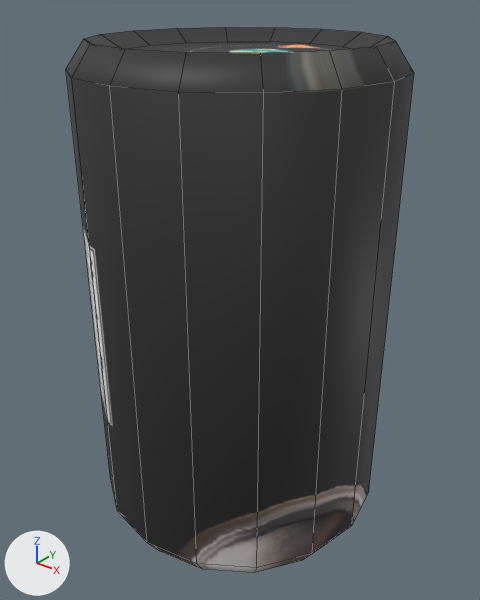
Two versions of the FBX model Assets/Models/can.fbx, one commit apart.
Rendered twice from a camera (50 mm lens) standing at (2.58, -3.22, 3.61) and looking at (0.01, -0.01, 1.62). The axes (+X, +Y, +Z) are drawn at lower left. The lights are the same throughout. Mesh edges are drawn as thin lines.
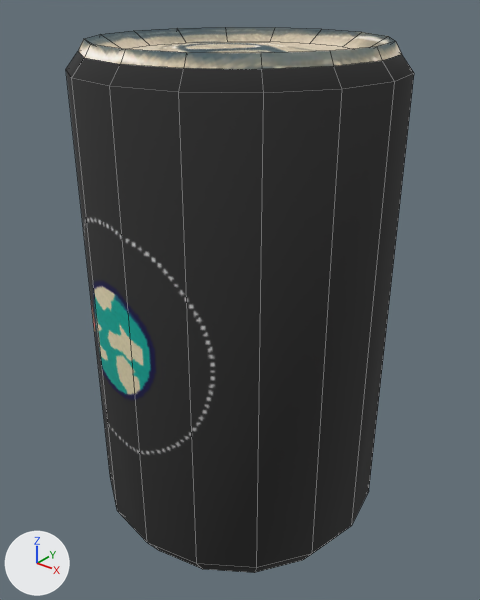
Pixel boxes (x1, y1, x2, y2) of what changed, in the pictures (480 x 600 px):
'Cylinder', surface changed, reshaped (grey to black): (66, 27, 414, 573) in both
part 1 of me_cylinder, built on: (66, 39, 414, 93) in both
part 2 of me_cylinder, surface changed (grey to black): (68, 27, 414, 573) in both

What changed in the scene script:
```text
Change mat_can:
    mat_can.roughness: 0.574 -> 1.0
Change me_cylinder:
    used by ob_cylinder; location = (0.0, 0.0, 1.171)
    remove me_cylinder.from_pydata(...)  # 80 vertices, 66 faces; spans x -1.0..1.0, y -1.0..1.0, z -1.16..2.13
    add me_cylinder.from_pydata(...)  # 96 vertices, 82 faces; spans x -1.0..1.0, y -1.0..1.0, z -1.16..2.13
    me_cylinder part 1
    16 faces are deleted
    16 vertices are added at x -0.92..0.92, y -0.92..0.92, z 2.06
    32 new faces join them
    me_cylinder part 2: 50 kept faces spanning x -1.0..1.0, y -1.0..1.0, z -1.16..2.13 get new texture (UV) coordinates
```
